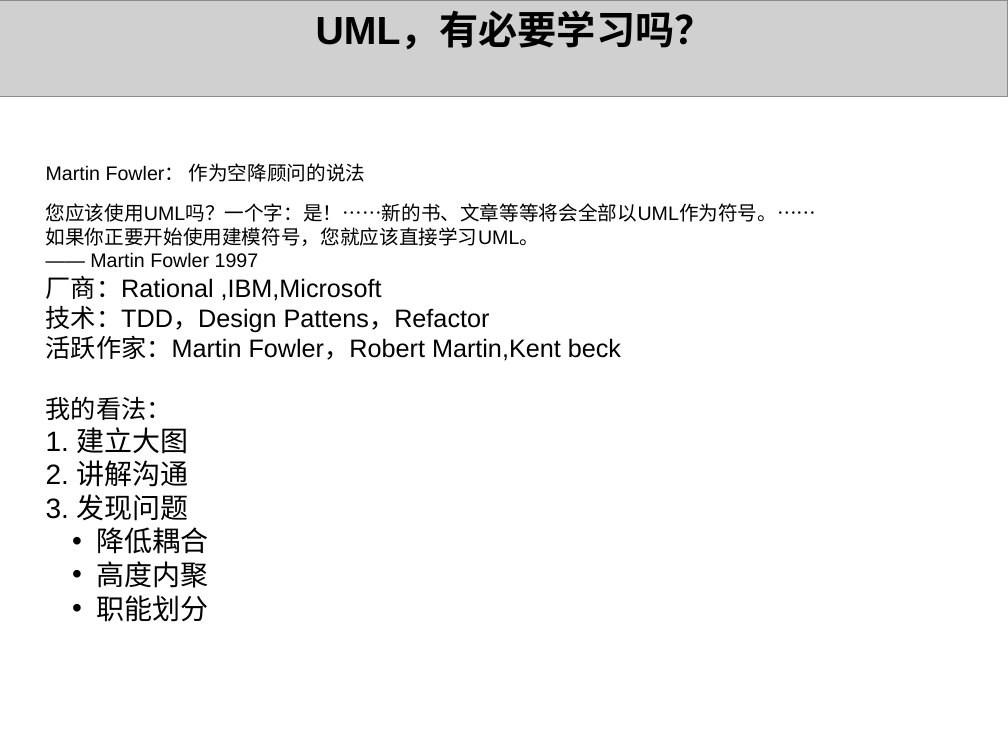
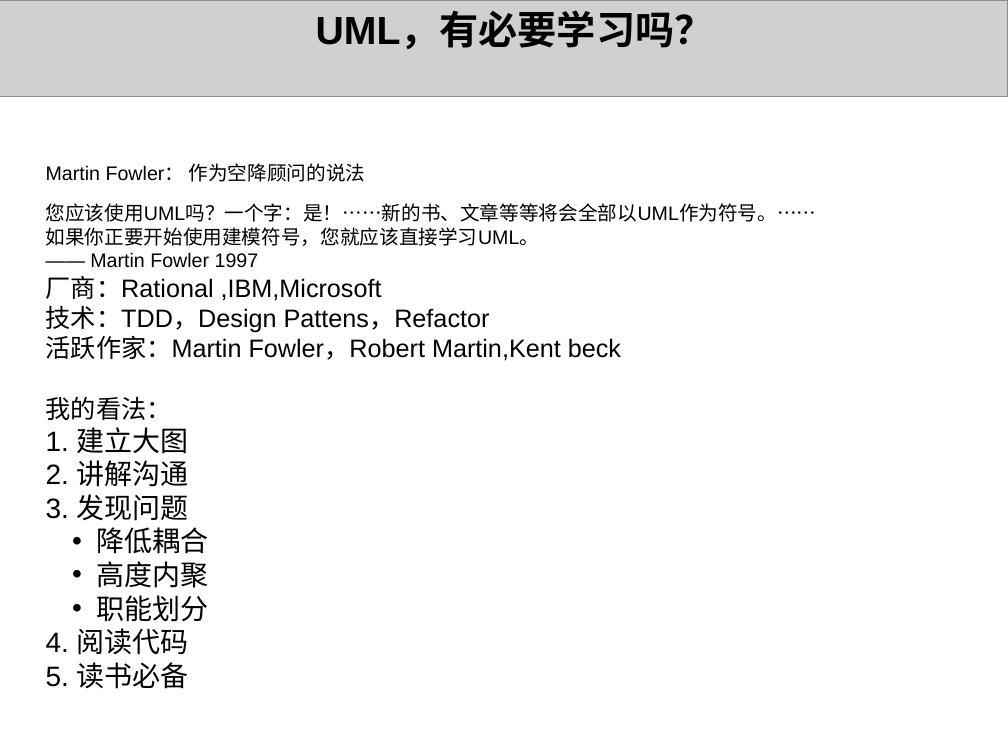
Before and after one commit to 1000copy/delpy, a slide deck: slide 5 of docs/1021project/UML理论和实践.ppt. Drawn at 1008x756 pixels with LibreOffice and Linux fonts; fonts in the diff are those of the drawing; grey boxes stand for pictures; background and template pictures are left out. Boxes give left, top, right and bottom in pixels: in the first picture for what was removed or moved away, otherwise in the second. Text is boxed around its words. In the diff, an @@ line names an element or a change of style, - is before the commit and + after.

```diff
--- a/docs/1021project/UML理论和实践.ppt
+++ b/docs/1021project/UML理论和实践.ppt
@@ text at bbox=[46, 628, 189, 689]: paragraphs added @@
+4. 阅读代码
+5. 读书必备
```
Also in this commit, not shown: 5 other slides changed, 11 slides added, 1 slide removed.
